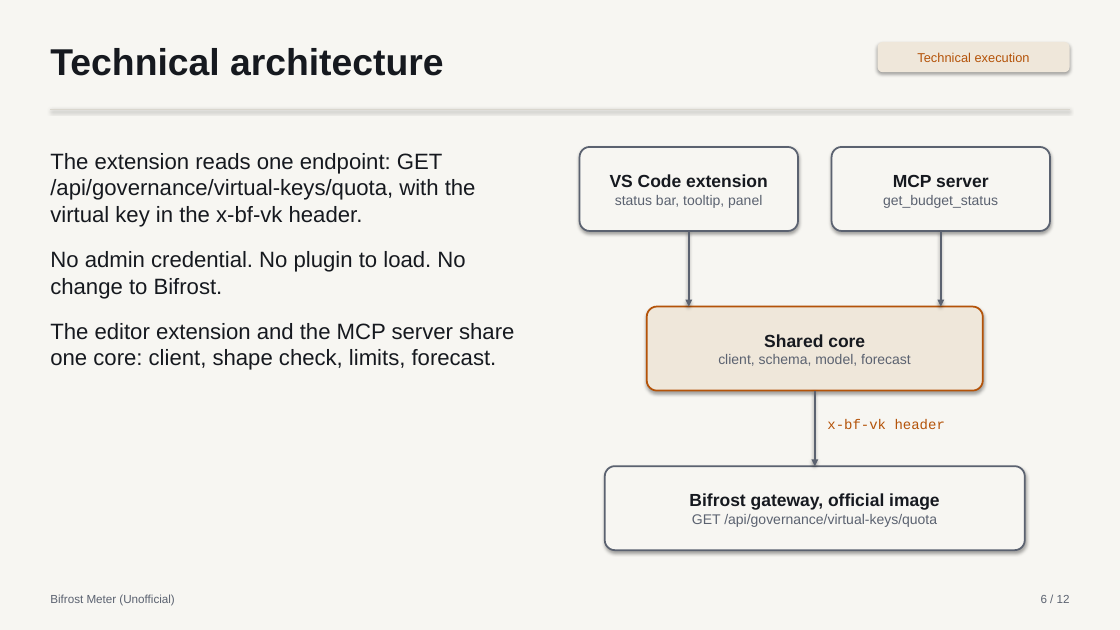
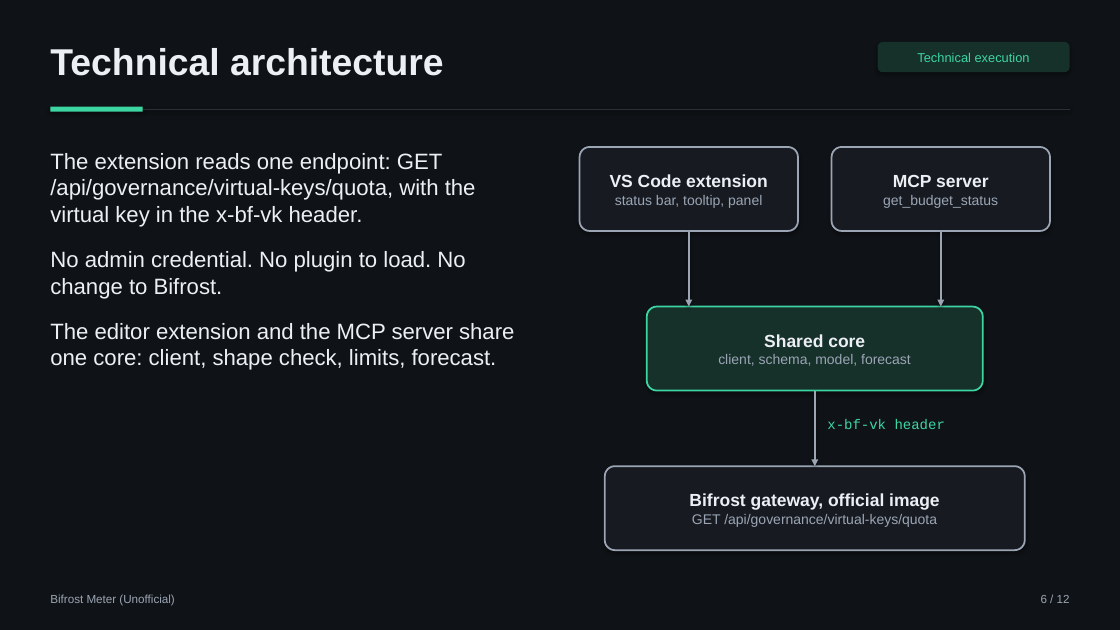
Before and after one commit to aimanmalib/bifrost-meter, a slide deck: slide 6 of deck/bifrost-meter.pptx. Drawn at 1120x630 pixels with LibreOffice and Linux fonts; fonts in the diff are those of the drawing. Boxes give left, top, right and bottom in pixels: in the first picture for what was removed or moved away, otherwise in the second. Text is boxed around its words. In the diff, an @@ line names an element or a change of style, - is before the commit and + after.

```diff
--- a/deck/bifrost-meter.pptx
+++ b/deck/bifrost-meter.pptx
@@ background #F7F6F2 to #0F1216 @@
@@ text "Technical architecture" at bbox=[50, 48, 444, 76]: text colour #16191F to #ECEFF3 @@
@@ rounded rectangle "Technical execution" at bbox=[878, 42, 1070, 72]: text colour #B45309 to #3DD6A3; fill #EFE7DA to #16302A @@
@@ line (50, 109) - (1070, 109): stroke #D9D6CE 1 pt to #2B313B 1 pt @@
@@ rectangle added at bbox=[50, 107, 143, 112], fill #3DD6A3 @@
@@ text "The extension reads one endpoint: ..." at bbox=[50, 153, 514, 370]: text colour #16191F to #ECEFF3 @@
@@ rounded rectangle "VS Code extension" at bbox=[580, 147, 798, 231]: text colour #16191F to #ECEFF3 in "VS Code extension"; text colour #5B6270 to #9BA5B4 in "status bar, tooltip, panel"; fill #F7F6F2 to #171B21; outline #5B6270 1.5 pt to #9BA5B4 1.5 pt @@
@@ rounded rectangle "MCP server" at bbox=[832, 147, 1050, 231]: text colour #16191F to #ECEFF3 in "MCP server"; text colour #5B6270 to #9BA5B4 in "get_budget_status"; fill #F7F6F2 to #171B21; outline #5B6270 1.5 pt to #9BA5B4 1.5 pt @@
@@ arrow moved from (941, 231) - (941, 307) to (689, 231) - (689, 307) @@
@@ arrow (689, 231) - (689, 307): stroke #5B6270 1.5 pt to #9BA5B4 1.5 pt @@
@@ arrow removed from (689, 231) to (689, 307) @@
@@ arrow added from (941, 231) to (941, 307), #9BA5B4 1.5 pt @@
@@ rounded rectangle "Shared core" at bbox=[647, 307, 983, 391]: text colour #16191F to #ECEFF3 in "Shared core"; text colour #5B6270 to #9BA5B4 in "client, schema, model, forecast"; fill #EFE7DA to #16302A; outline #B45309 1.5 pt to #3DD6A3 1.5 pt @@
@@ arrow (815, 391) - (815, 466): stroke #5B6270 1.5 pt to #9BA5B4 1.5 pt @@
@@ text "x-bf-vk header" at bbox=[827, 419, 945, 429]: text colour #B45309 to #3DD6A3 @@
@@ rounded rectangle "Bifrost gateway, official image" at bbox=[605, 466, 1025, 550]: text colour #16191F to #ECEFF3 in "Bifrost gateway, official image"; text colour #5B6270 to #9BA5B4 in "GET /api/governance/virtual-keys/quota"; fill #F7F6F2 to #171B21; outline #5B6270 1.5 pt to #9BA5B4 1.5 pt @@
@@ text "Bifrost Meter (Unofficial)" at bbox=[50, 594, 174, 606]: text colour #5B6270 to #9BA5B4 @@
@@ text "6 / 12" at bbox=[1041, 595, 1070, 603]: text colour #5B6270 to #9BA5B4 @@
```
Also in this commit, not shown: 11 other slides changed, 4 other files.
